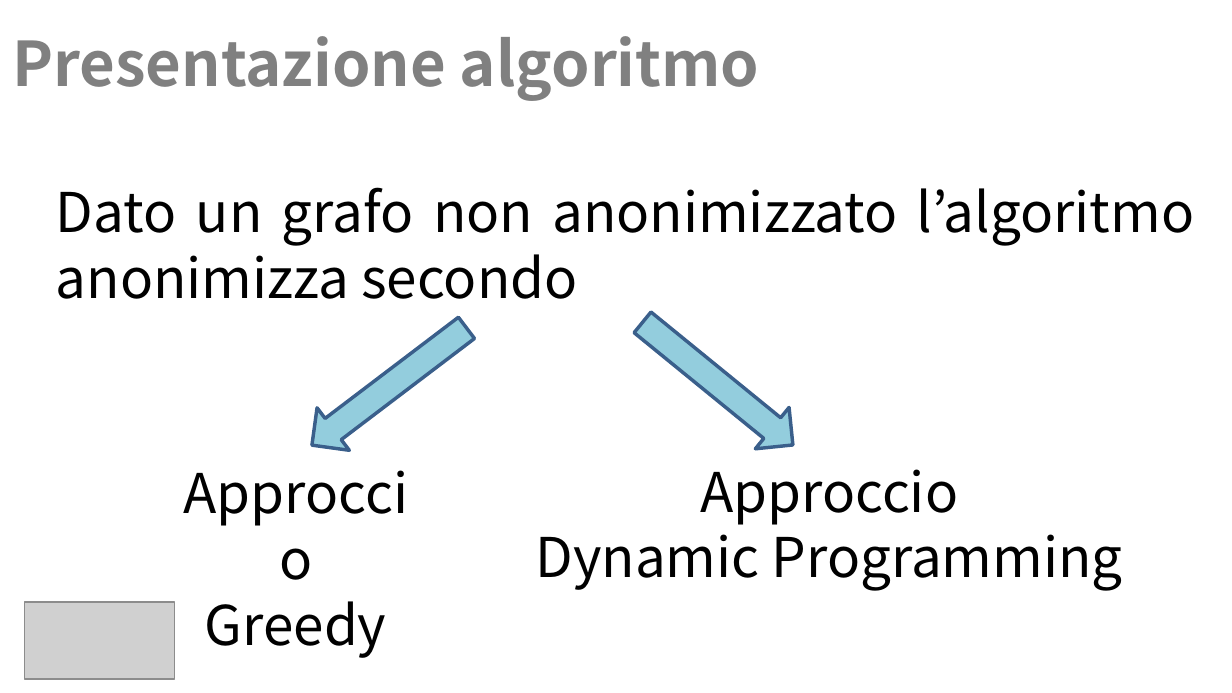
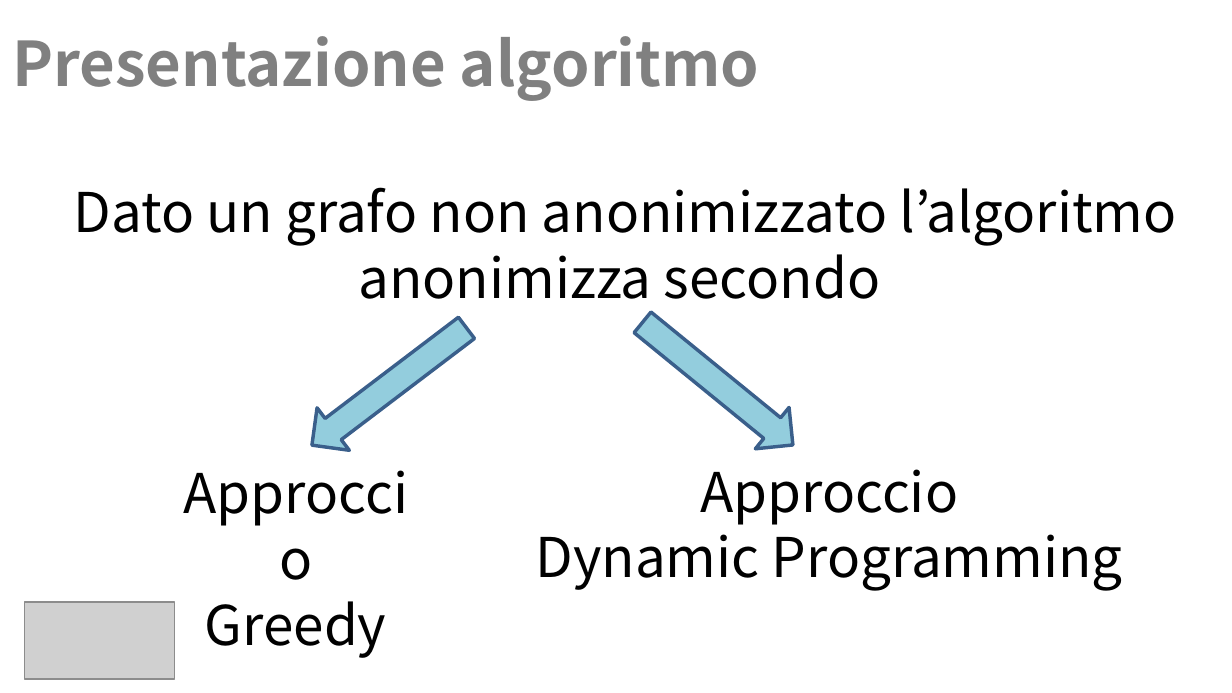
Before and after one commit to Navypowder/DP-P-project, a slide deck: slide 3 of Presentation/Towards_Identity_Anonymization_on_graph(K-degree anonymization).pptx. Drawn at 1232x693 pixels with LibreOffice and Linux fonts; fonts in the diff are those of the drawing; grey boxes stand for pictures; background and template pictures are left out. Boxes give left, top, right and bottom in pixels: in the first picture for what was removed or moved away, otherwise in the second. Text is boxed around its words. In the diff, an @@ line names an element or a change of style, - is before the commit and + after.

```diff
--- a/Presentation/Towards_Identity_Anonymization_on_graph(K-degree anonymization).pptx
+++ b/Presentation/Towards_Identity_Anonymization_on_graph(K-degree anonymization).pptx
@@ text "Dato un grafo non anonimizzato ..." at [74,187,1176,312]: alignment justified to centre @@
```
Also in this commit, not shown: 4 other slides changed.
